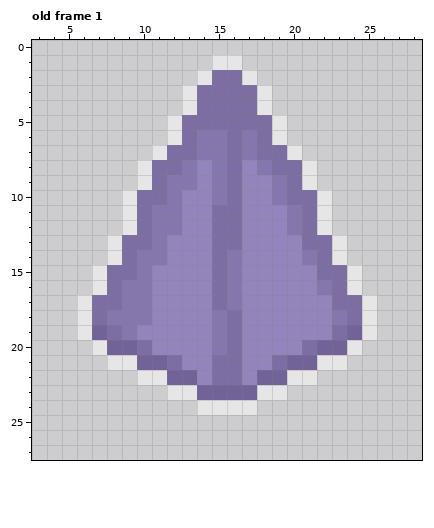
File history of a pixel-art file, Images/obelisk_particle_01.ase. The picture above was drawn from the file before the commit.
32x32 pixels, 1 frame. Colours within 5 levels of each other are drawn and written as one. Shown: old frame 1: x 3..28, y 0..27. The commit also changed other frames, which this record leaves out.
New version:
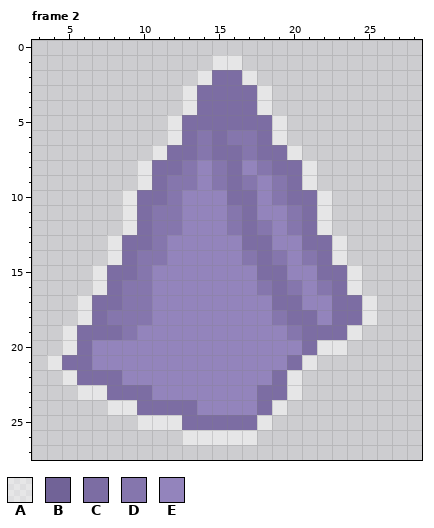
Palette (. is transparent): A #ffffff7e  B #716397  C #7c6da3  D #8576ad  E #9384bc
A new or re-ordered frame is compared with the old frame closest to it.
Difference:
frames 1 -> 4
Changed rows in their new state; - is an unchanged pixel.
Frame 2 is new; against old frame 1:
first column x 4:
 6 -----------CD---------
 7 -----------C----------
 9 -------------D--------
10 -----------E-C--------
11 -----------EDC--------
12 -----------EDCD-------
13 -----------EECC-------
14 -----------EEDCD------
15 -----------EE-CC------
16 -----------EE-DCD-----
17 -----------EE--CC-----
18 -----------EE--DCC-C--
19 -ACC-------EE---DCC-A.
20 -ACEEEE----EE-----AA.-
21 ACCEEEEEE--EE--ECA..--
22 -ACCCEEEEE-EE-EC-.----
23 --AACCCEEEEEEECCA-----
24 ----AACCCCEEEECA------
25 ------AAACCCCCA-------
26 ---------AAAAA--------
